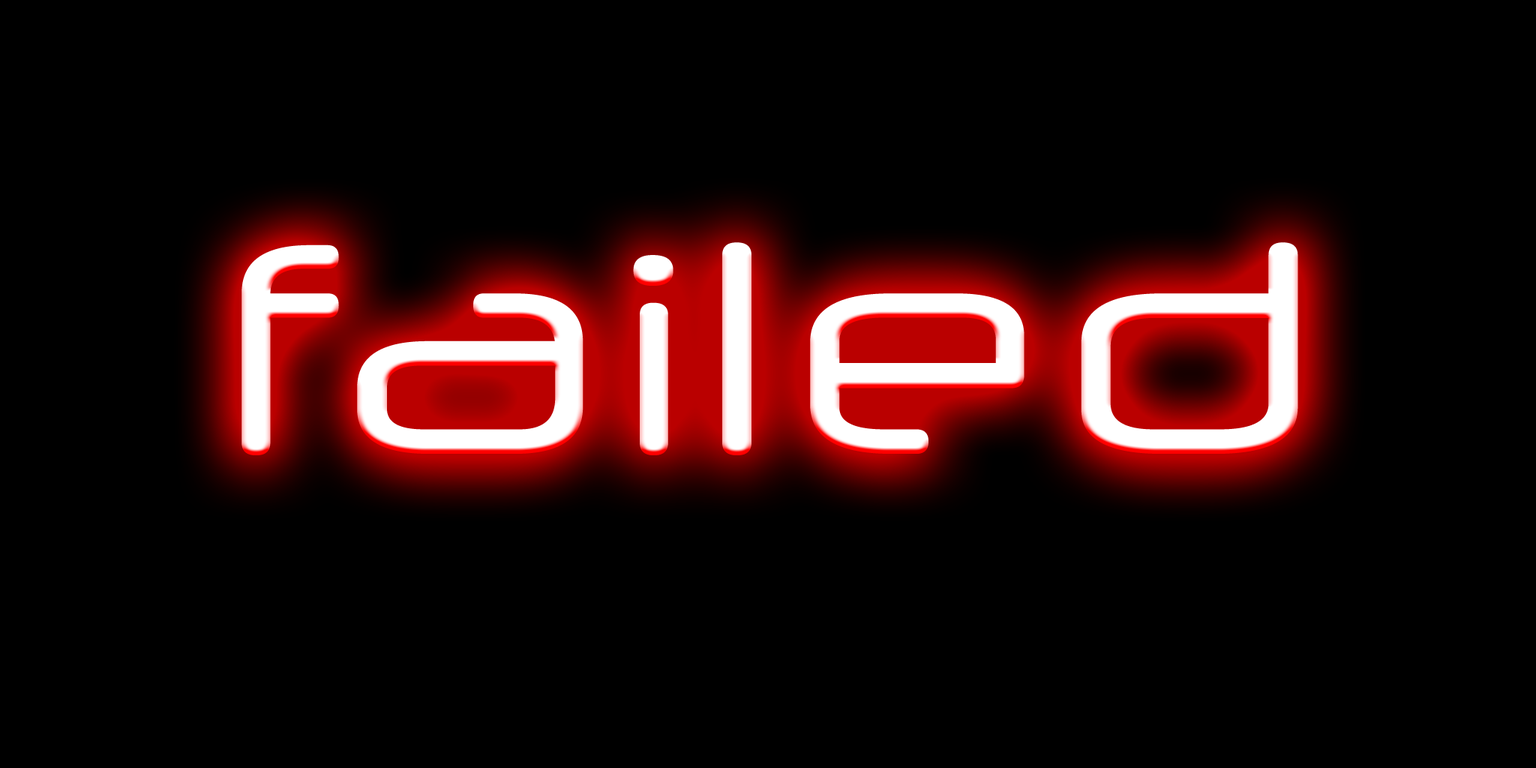
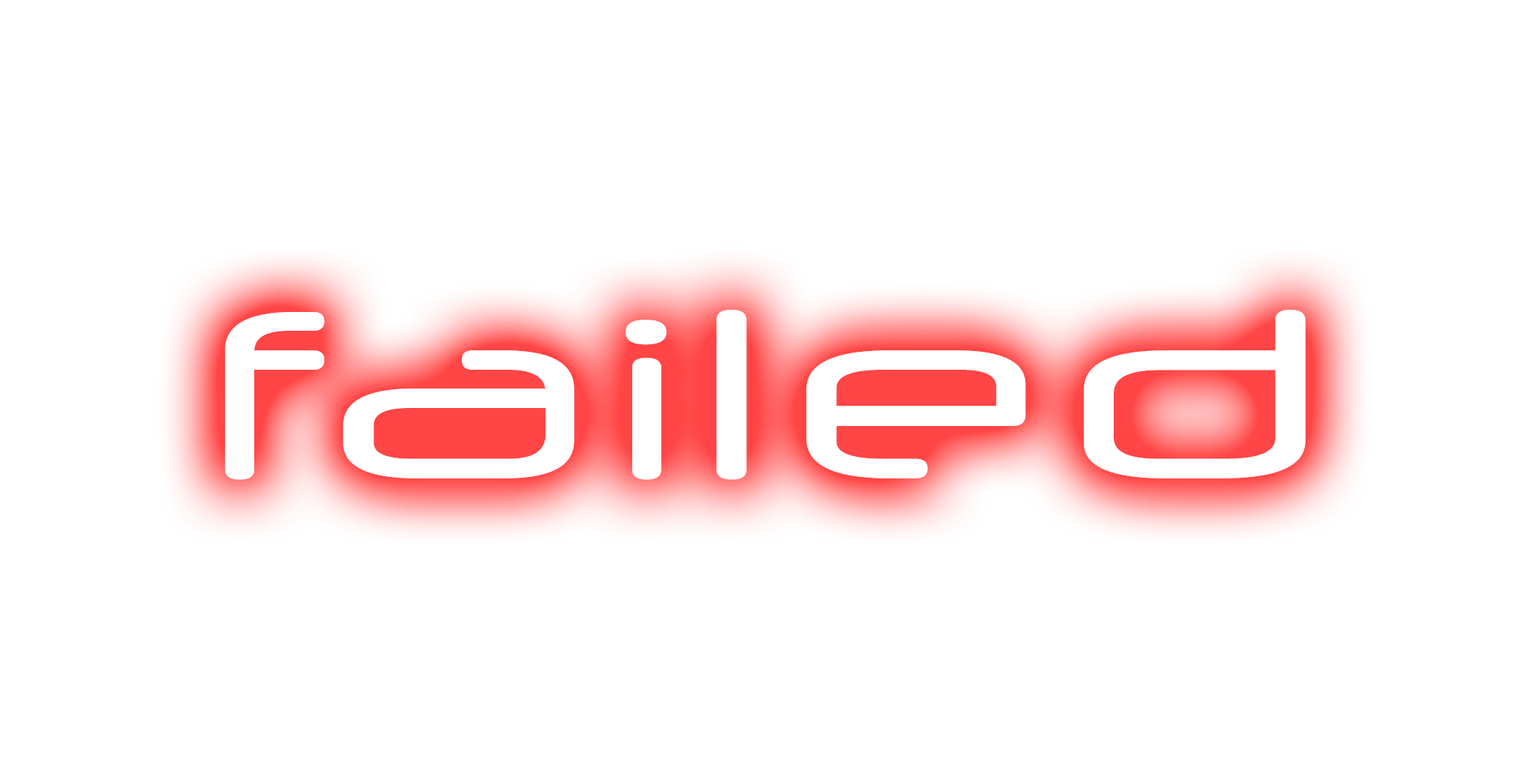
Two versions of the same layered image (1536x768). Layer-by-layer changes:
painted on "failed" over [left=224, top=242, right=1306, bottom=480]
hid "Calque 1" over [left=0, top=0, right=1536, bottom=768]
